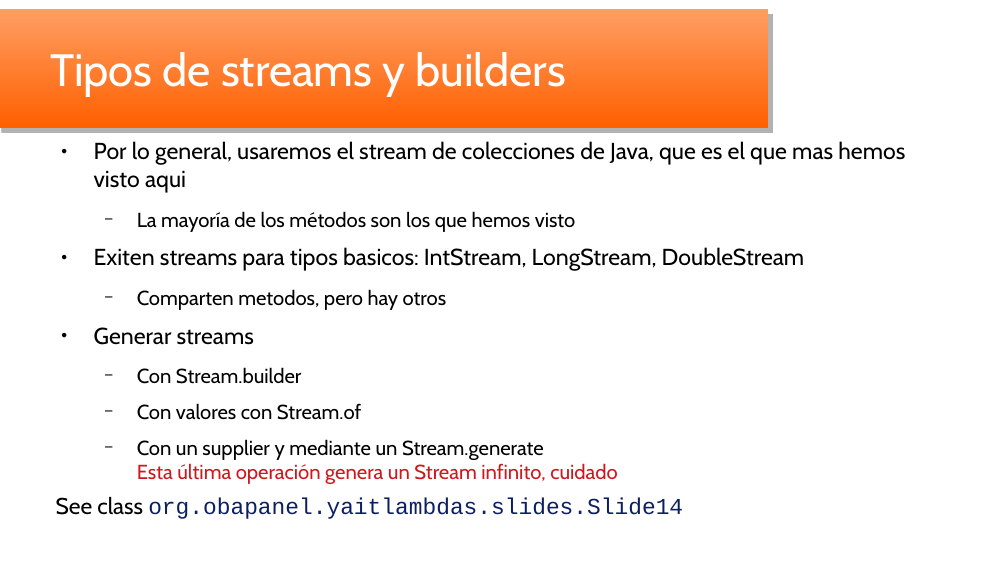
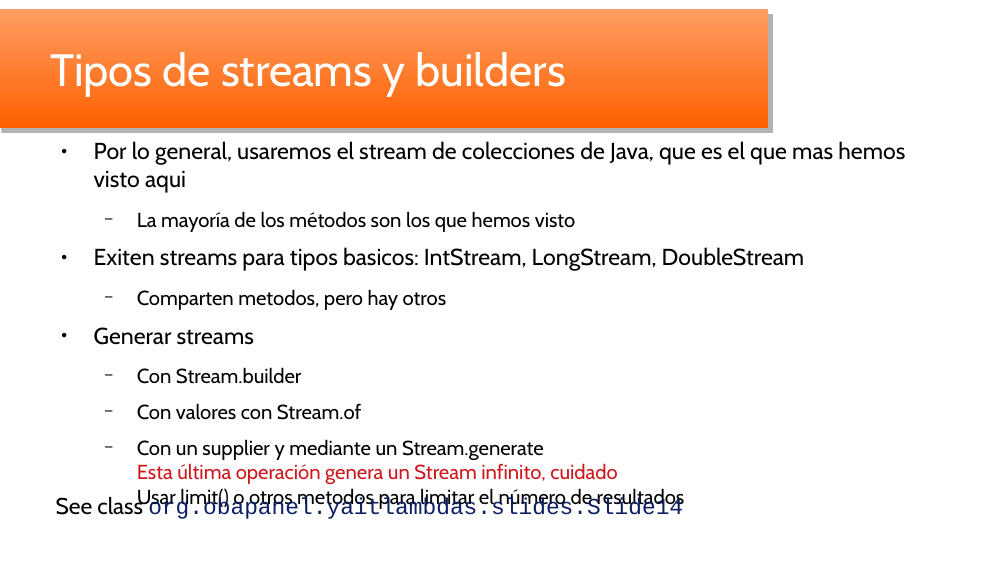
Before and after one commit to oscar-besga-panel/YaitLambdas, a slide deck: slide 14 of YaitLambdas_es.odp. Drawn at 1008x567 pixels with LibreOffice and Linux fonts; fonts in the diff are those of the drawing; background and template pictures are left out. Boxes give left, top, right and bottom in pixels: in the first picture for what was removed or moved away, otherwise in the second. Text is boxed around its words. In the diff, an @@ line names an element or a change of style, - is before the commit and + after.

Commit message:
Update infinte streams

```diff
--- a/YaitLambdas_es.odp
+++ b/YaitLambdas_es.odp
@@ text at (x1=137, y1=439, x2=685, y2=510): text changed; text colour #CE181E to #000000 @@
-  − Con un supplier y mediante un Stream.generate
-    Esta última operación genera un Stream infinito, cuidado
+  − Con un supplier y mediante un Stream.generate
+    Esta última operación genera un Stream infinito, cuidado
+    Usar limit() o otros metodos para limitar el número de resultados
```
Also in this commit, not shown: 4 other slides changed, 3 other files.
